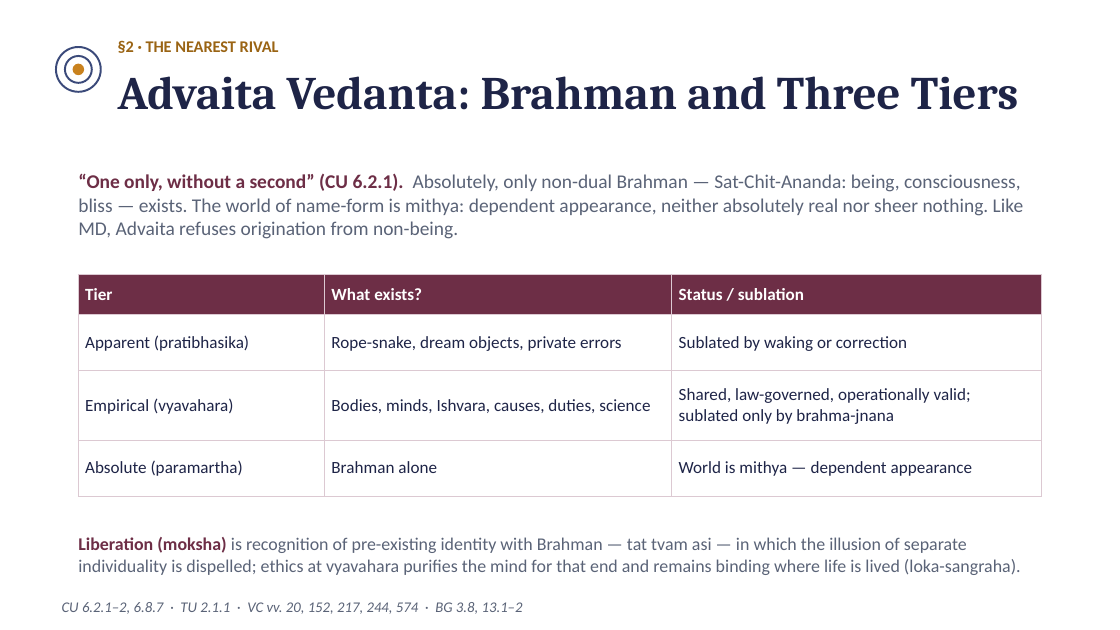
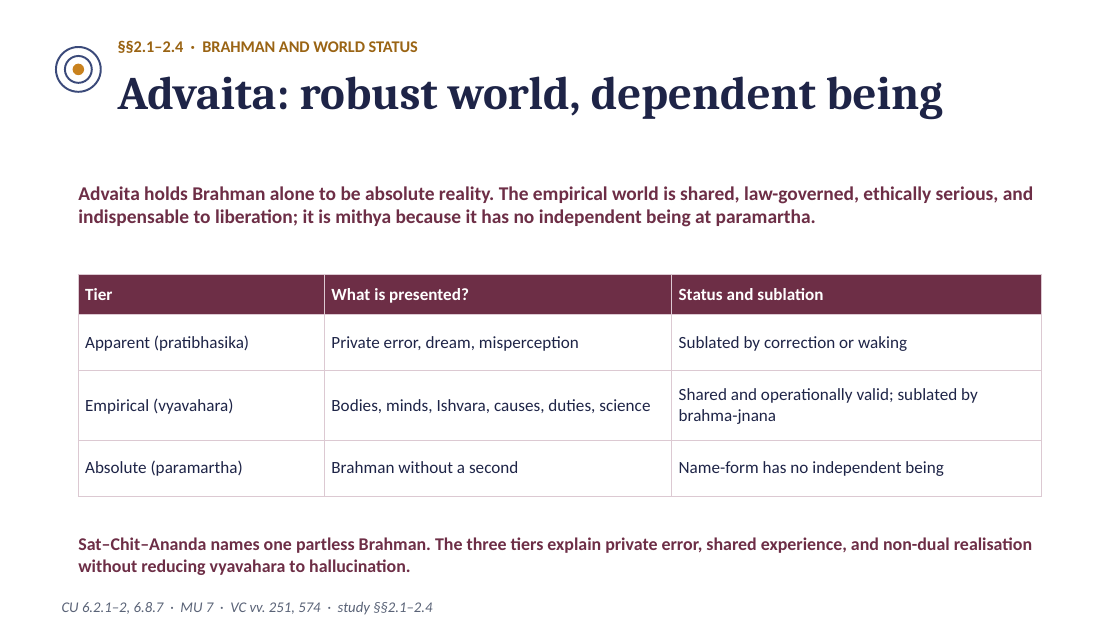
Before and after one commit to raghavamohan/AnalyticMadhyasthDarshan, a slide deck: slide 3 of Studies/The-Ontology-of-Coexistence/Coexistence-in-Comparison-MD-vs-Advaita-Philosophy-Science.pptx. Drawn at 1120x630 pixels with LibreOffice and Linux fonts; fonts in the diff are those of the drawing. Boxes give left, top, right and bottom in pixels: in the first picture for what was removed or moved away, otherwise in the second. Text is boxed around its words. In the diff, an @@ line names an element or a change of style, - is before the commit and + after.

```diff
--- a/Studies/The-Ontology-of-Coexistence/Coexistence-in-Comparison-MD-vs-Advaita-Philosophy-Science.pptx
+++ b/Studies/The-Ontology-of-Coexistence/Coexistence-in-Comparison-MD-vs-Advaita-Philosophy-Science.pptx
@@ text at (118, 40, 418, 53): text changed @@
-§2 · THE NEAREST RIVAL
+§§2.1–2.4 · BRAHMAN AND WORLD STATUS
@@ text at (118, 76, 943, 119): text changed @@
-Advaita Vedanta: Brahman and Three Tiers
+Advaita: robust world, dependent being
@@ text at (78, 186, 1033, 227): text changed; text colour #5A6377 to #6D2E46; bold on @@
-“One only, without a second” (CU 6.2.1). Absolutely, only non-dual Brahman — Sat-Chit-Ananda: being, consciousness, bliss — exists. The world of name-form is mithya: dependent appearance, neither absolutely real nor sheer nothing. Like MD, Advaita refuses origination from non-being.
+Advaita holds Brahman alone to be absolute reality. The empirical world is shared, law-governed, ethically serious, and indispensable to liberation; it is mithya because it has no independent being at paramartha.
@@ table at (78, 274, 1042, 630) @@
-row 1, column 2: What exists?
+row 1, column 2: What is presented?
-row 1, column 3: Status / sublation
+row 1, column 3: Status and sublation
-row 2, column 2: Rope-snake, dream objects, private errors
+row 2, column 2: Private error, dream, misperception
-row 2, column 3: Sublated by waking or correction
+row 2, column 3: Sublated by correction or waking
-row 3, column 3: Shared, law-governed, operationally valid; sublated only by brahma-jnana
+row 3, column 3: Shared and operationally valid; sublated by brahma-jnana
-row 4, column 2: Brahman alone
+row 4, column 2: Brahman without a second
-row 4, column 3: World is mithya — dependent appearance
+row 4, column 3: Name-form has no independent being
@@ text at (78, 537, 1032, 575): text changed; text colour #5A6377 to #6D2E46; bold on @@
-Liberation (moksha) is recognition of pre-existing identity with Brahman — tat tvam asi — in which the illusion of separate individuality is dispelled; ethics at vyavahara purifies the mind for that end and remains binding where life is lived (loka-sangraha).
+Sat–Chit–Ananda names one partless Brahman. The three tiers explain private error, shared experience, and non-dual realisation without reducing vyavahara to hallucination.
@@ text at (62, 601, 432, 615): text changed @@
-CU 6.2.1–2, 6.8.7 · TU 2.1.1 · VC vv. 20, 152, 217, 244, 574 · BG 3.8, 13.1–2
+CU 6.2.1–2, 6.8.7 · MU 7 · VC vv. 251, 574 · study §§2.1–2.4
```
Also in this commit, not shown: 8 other slides changed, 9 slides added, 7 slides removed.
